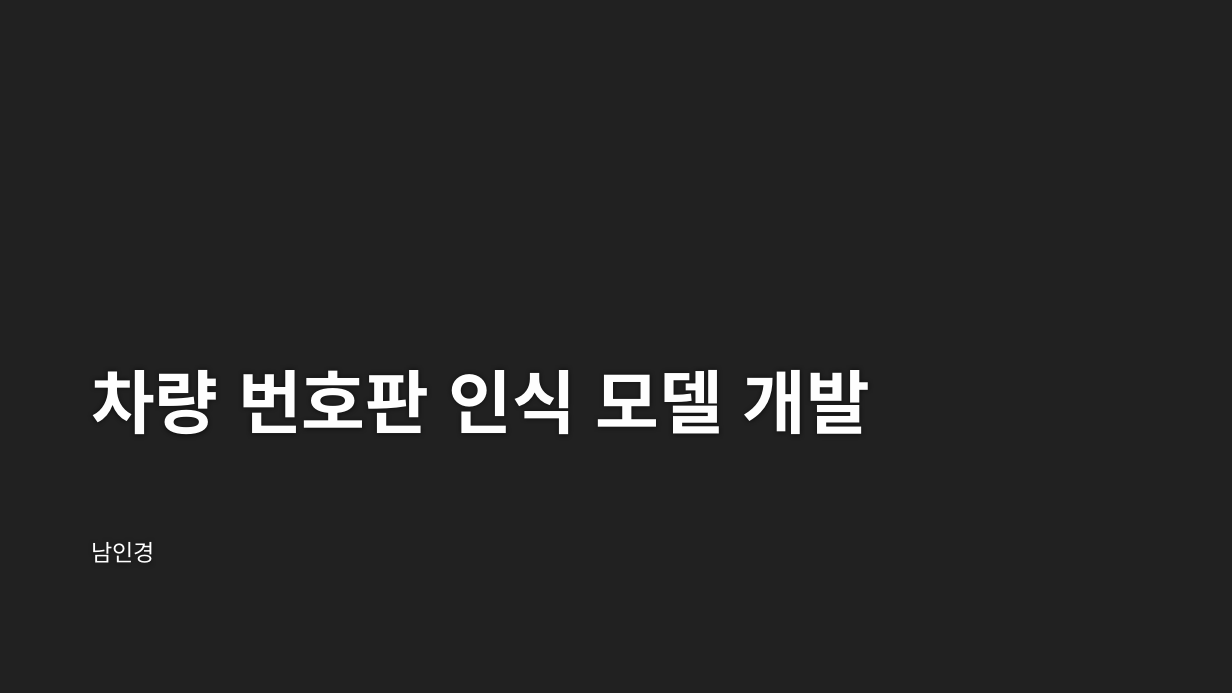
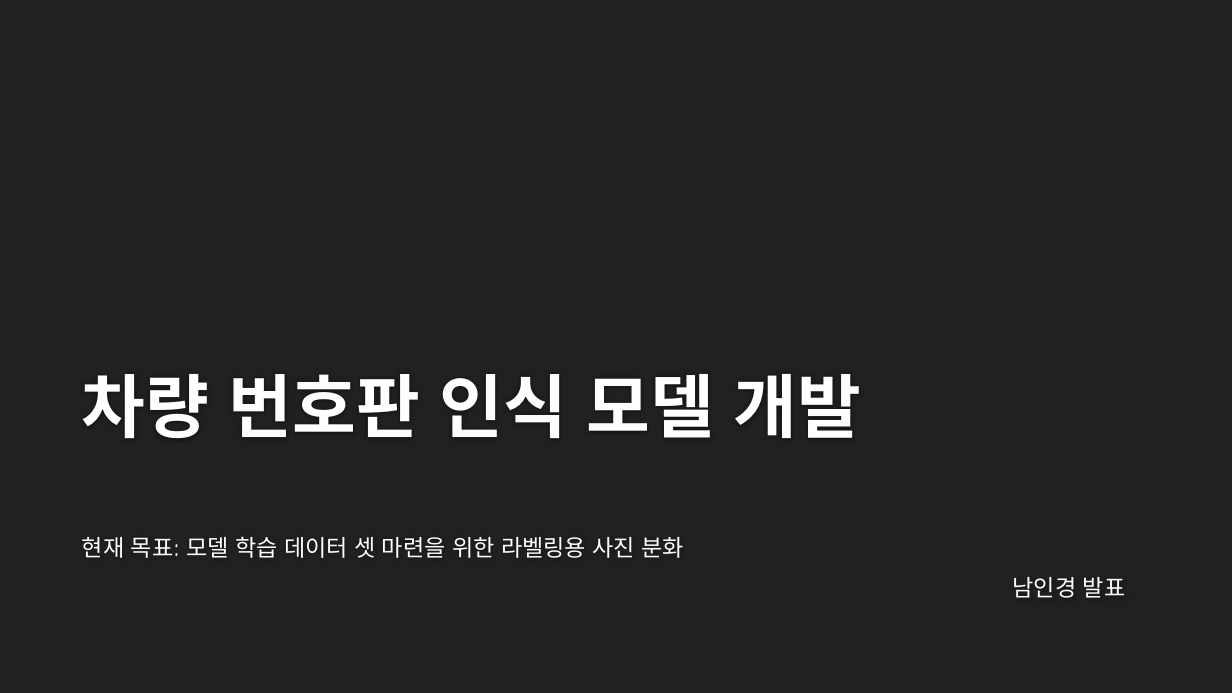
Before and after one commit to namnamu/Car_license_plate_recognition, a slide deck: slide 1 of 번호판 인식 모델 개발.pptx. Drawn at 1232x693 pixels with LibreOffice and Linux fonts; fonts in the diff are those of the drawing; background and template pictures are left out. Boxes give left, top, right and bottom in pixels: in the first picture for what was removed or moved away, otherwise in the second. Text is boxed around its words. In the diff, an @@ line names an element or a change of style, - is before the commit and + after.

```diff
--- a/번호판 인식 모델 개발.pptx
+++ b/번호판 인식 모델 개발.pptx
@@ title "차량 번호판 인식 모델 개발": place and size @@
-title "차량 번호판 인식 모델 개발" at [91, 370, 871, 434]
+title "차량 번호판 인식 모델 개발" at [82, 374, 861, 438]
@@ subtitle at [82, 537, 1126, 598]: text changed @@
-남인경
+현재 목표: 모델 학습 데이터 셋 마련을 위한 라벨링용 사진 분화
+남인경 발표
```
Also in this commit, not shown: 6 other slides changed, 2 other files.
